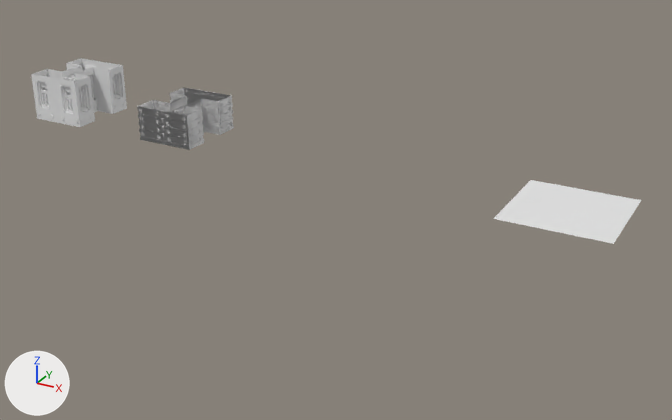
Renders of the Blender file Axum monument v-01.blend from each side of a commit.
One viewpoint serves both versions: a 50 mm lens placed at (16.2, -66.9, 29.0), pointed at (-16.8, -7.0, -0.9). Every picture has the same lights, and +X, +Y and +Z are marked at lower left.
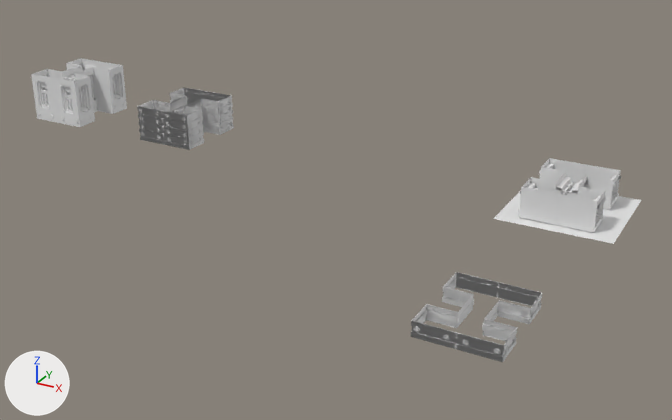
Edits to the scene script, one JSON object a line:
```json
{"op": "add", "block": "me_cube_004", "code": ["me_cube_004 = bpy.data.meshes.new('Cube.004')", "me_cube_004.from_pydata(...)  # 1261 vertices, 703 faces, 12 loose edges; spans x -2.88..0.01, y -0.01..3.55, z 0.08..1.18"]}
{"op": "add", "block": "me_cube_003", "code": ["me_cube_003 = bpy.data.meshes.new('Cube.003')", "me_cube_003.from_pydata(...)  # 245 vertices, 179 faces, 5 loose edges; spans x -2.97..0.04, y -0.05..3.51, z 0.08..2.57"]}
{"op": "add", "block": "ob_cube_003", "code": ["ob_cube_003 = bpy.data.objects.new('Cube.003', me_cube_004)", "ob_cube_003.location = (-0.01, -19.7, 0.0)", "_m = ob_cube_003.modifiers.new('Mirror', 'MIRROR')", "_m.use_axis = (True, True, False)"]}
{"op": "add", "block": "ob_cube_002", "code": ["ob_cube_002 = bpy.data.objects.new('Cube.002', me_cube_003)", "ob_cube_002.location = (-0.01, 0.0, 0.0)", "_m = ob_cube_002.modifiers.new('Mirror', 'MIRROR')", "_m.use_axis = (True, True, False)"]}
```

Where the change shows, as pixel boxes [x1, y1, x2, y2] in the pictures (672 x 420 px):
```json
{"object": "Cube.003", "change": "added", "after": [411, 272, 542, 362]}
{"object": "Cube.002", "change": "added", "after": [518, 158, 621, 232]}
{"object": "Plane", "change": "unchanged, covered by the edit", "before": [493, 180, 641, 244], "after": [493, 190, 641, 244]}
```
